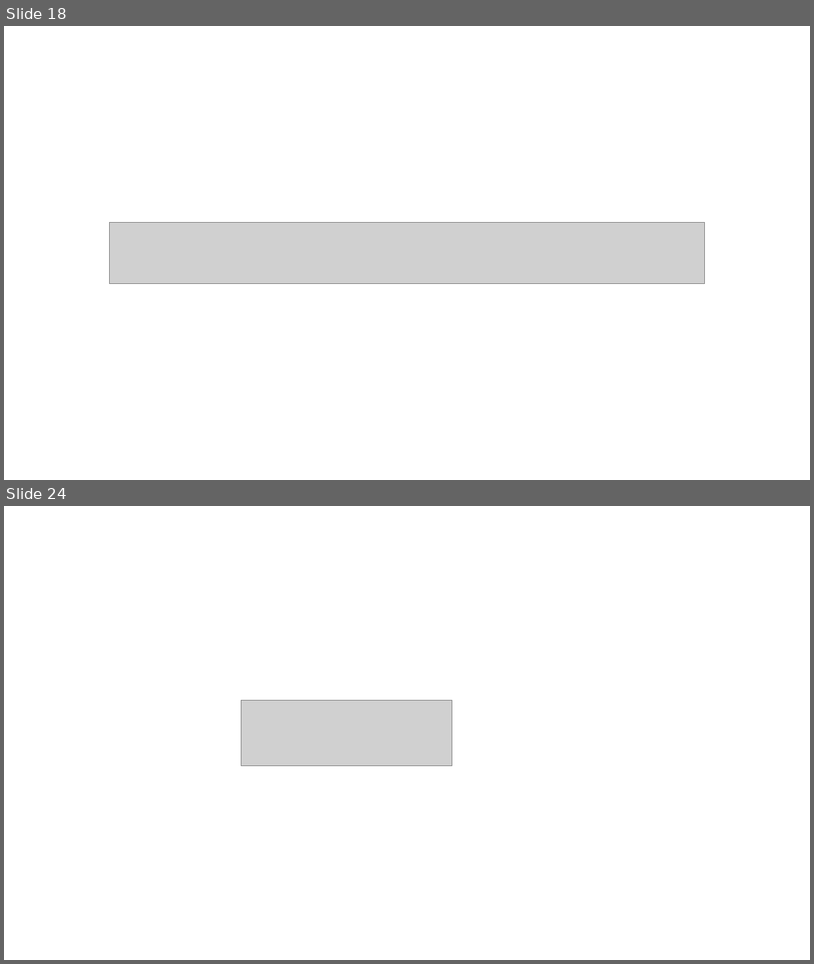
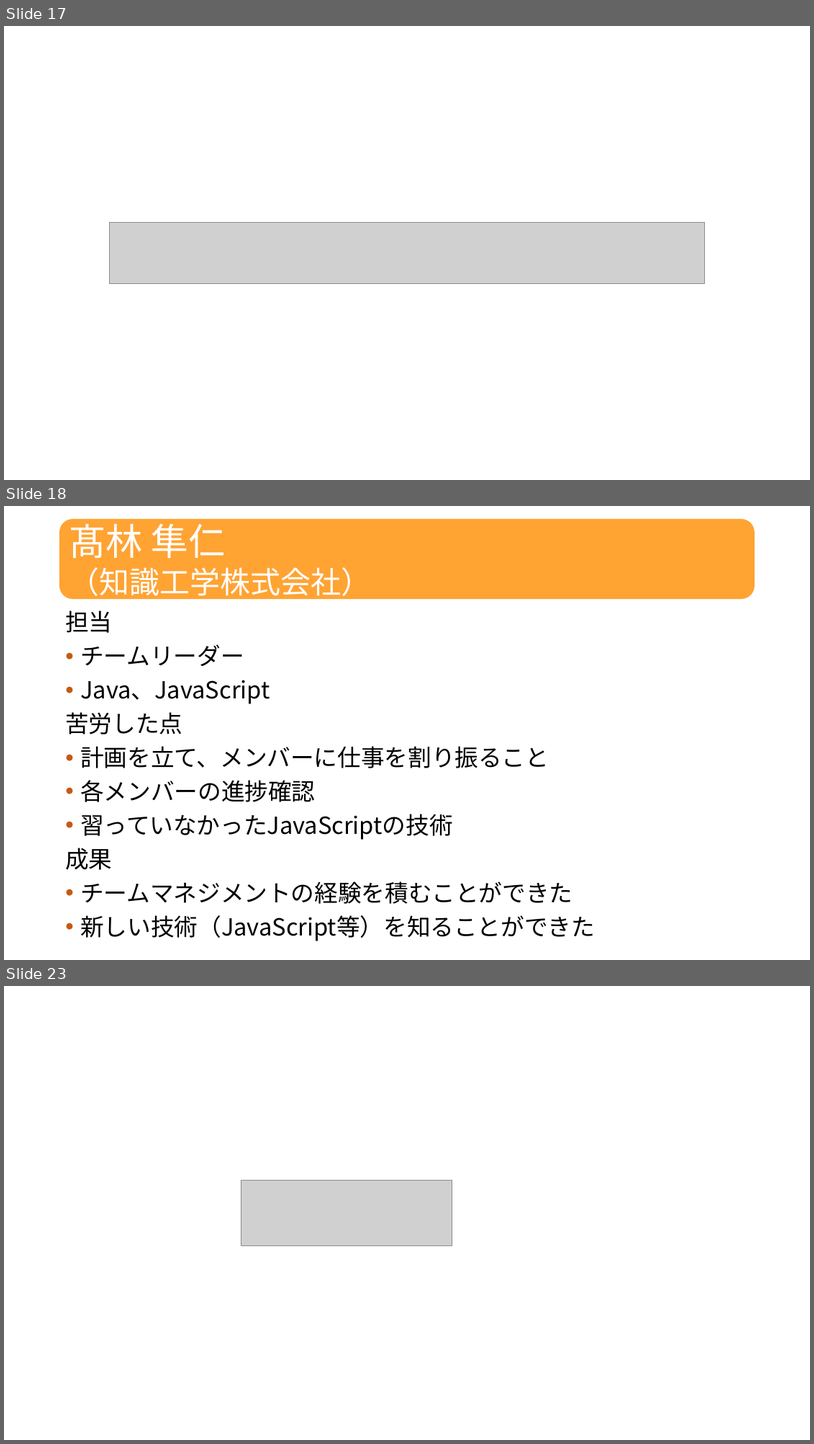
Before and after one commit to dojo2022/F-3, a slide deck: doc/プレゼン資料_F3_なかおっち.pptx. Shown one above the other, each under a label of ours: slides 18 and 24 before the commit, slides 17, 18 and 23 after it; the slides between them are not shown. The pictures are 814x964 and 814x1444 pixels, drawn with LibreOffice and Linux fonts; fonts in the diff are those of the drawing; grey boxes stand for pictures; background and template pictures are left out. Boxes give left, top, right and bottom in pixels: in the first picture for what was removed or moved away, otherwise in the second. Text is boxed around its words. In the diff, an @@ line names an element or a change of style, - is before the commit and + after.

```diff
--- a/doc/プレゼン資料_F3_なかおっち.pptx
+++ b/doc/プレゼン資料_F3_なかおっち.pptx
@@ slide 18 added at (4,506,810,960), background #FFFFFF @@
@@ rounded rectangle added at (59,519,756,599), fill #FFA333, 36 pt, text #FFFFFF @@
+髙林 隼仁
+（知識工学株式会社）
@@ text added at (65,610,595,941), 28 pt, text #000000 @@
+担当
+• チームリーダー
+• Java、JavaScript
+苦労した点
+• 計画を立て、メンバーに仕事を割り振ること
+• 各メンバーの進捗確認
+• 習っていなかったJavaScriptの技術
+成果
+• チームマネジメントの経験を積むことができた
+• 新しい技術（JavaScript等）を知ることができた
@@ what was slide 18 is now slide 17 @@
@@ what was slide 24 is now slide 23 @@
```
Also in this commit, not shown: 8 slides changed, 1 other slide added, 3 slides removed.
